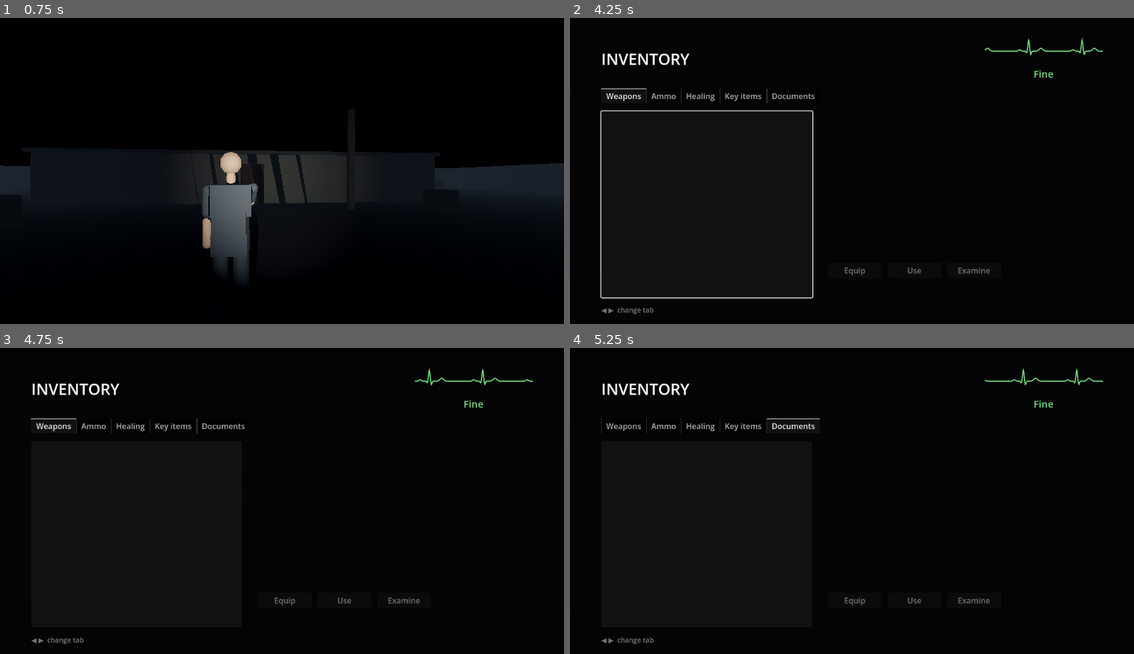
Above: before the commit, frames 1-4 (two rows, left to right).
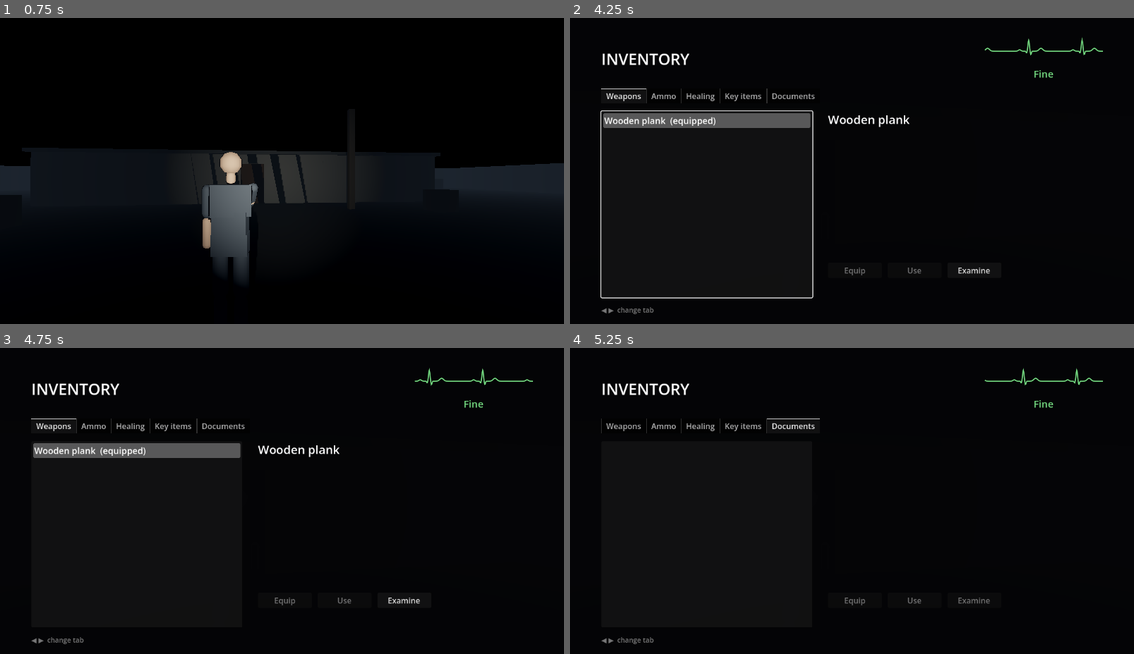
Above: after the commit, the same moments.

Repository: Tarekun/horrorgioco2
Game: Godot game, scene res://scenes/levels/graybox_level.tscn
Same seed, same stepped clock (60 frames per second), same inputs: the game is played once before the commit and once after it. This scene is started directly instead of the project's main scene. Sound files missing from this copy of the repository are replaced by a short silence.
Inputs (mouse positions are in pixels of both pictures, inside the frame that each line leads up to):
- Up to frame 1 (0.75 s): tap Enter at 0.5 s; move the mouse to (310, 174) at 0.52 s; hold W (move_forward) from 0.53 s (still down); click (310, 174) at 0.6 s
- Up to frame 2 (4.25 s): keep holding W (move_forward); move the mouse to (823, 177) at 1.27 s; click (823, 177) at 1.35 s; move the mouse to (863, 171) at 2.02 s; tap Space (dodge) at 2.1, 3.5 s; click (863, 171) at 2.3 s; move the mouse to (846, 180) at 2.77 s; tap F (flashlight) at 2.85 s; click (846, 180) at 3.05 s; move the mouse to (891, 180) at 3.52 s; tap E (interact) at 3.6 s; click (891, 180) at 3.8 s; tap I (inventory) at 4.15 s
- Up to frame 3 (4.75 s): release W (move_forward) at 4.25 s; drag from (112, 458) to (197, 427) at 4.27 s
- Up to frame 4 (5.25 s): move the mouse to (880, 507) at 5.02 s; hold S (move_back) from 5.03 s (still down); tap Left (look_left) at 5.1 s

Frame 1 is identical in both runs. In frame 2, 2.1% of the frame differs, in the area x 5-75%, y 31-84%; in frame 3, 2.1%; in frame 4, nothing differs.

Commit message:
Add steel pipe, fire axe and equipping from the inventory (#77)
Steel pipe and fire axe weapon resources with the spec's damage, stamina
and reach; the pipe swings at medium speed and the axe slowly, with a
2-hit light combo. Weapons are items: the player starts with the wooden
plank in the inventory, and Equip on the inventory screen swaps the
weapon through the new PlayerCombat.equip(). The list marks the weapon
held. The graybox level gets a pipe and an axe.

Co-Authored-By: Claude Opus 5.5 <noreply@anthropic.com>

Diff:
--- /dev/null
+++ b/assets/data/items/fire_axe.tres
@@ -0,0 +1,12 @@
+[gd_resource type="Resource" script_class="ItemData" load_steps=3 format=3]
+
+[ext_resource type="Script" path="res://scripts/items/item_data.gd" id="1"]
+[ext_resource type="Resource" path="res://assets/data/weapons/fire_axe.tres" id="2"]
+
+[resource]
+script = ExtResource("1")
+id = &"fire_axe"
+display_name = "Fire axe"
+category = 0
+description = "A red fire axe from a hotel corridor's glass case. Slow, with a short combo, but every swing hits hard."
+weapon = ExtResource("2")
--- /dev/null
+++ b/assets/data/items/steel_pipe.tres
@@ -0,0 +1,12 @@
+[gd_resource type="Resource" script_class="ItemData" load_steps=3 format=3]
+
+[ext_resource type="Script" path="res://scripts/items/item_data.gd" id="1"]
+[ext_resource type="Resource" path="res://assets/data/weapons/steel_pipe.tres" id="2"]
+
+[resource]
+script = ExtResource("1")
+id = &"steel_pipe"
+display_name = "Steel pipe"
+category = 0
+description = "A length of rusted scaffolding pipe. Heavier than the plank, and it hits harder."
+weapon = ExtResource("2")
--- /dev/null
+++ b/assets/data/items/wooden_plank.tres
@@ -0,0 +1,12 @@
+[gd_resource type="Resource" script_class="ItemData" load_steps=3 format=3]
+
+[ext_resource type="Script" path="res://scripts/items/item_data.gd" id="1"]
+[ext_resource type="Resource" path="res://assets/data/weapons/wooden_plank.tres" id="2"]
+
+[resource]
+script = ExtResource("1")
+id = &"wooden_plank"
+display_name = "Wooden plank"
+category = 0
+description = "A plank torn off a beach cabin, nails still in one end. Light and quick, but it doesn't hit hard."
+weapon = ExtResource("2")
--- /dev/null
+++ b/assets/data/weapons/fire_axe.tres
@@ -0,0 +1,14 @@
+[gd_resource type="Resource" script_class="MeleeWeapon" load_steps=2 format=3]
+
+[ext_resource type="Script" path="res://scripts/combat/melee_weapon.gd" id="1"]
+
+[resource]
+script = ExtResource("1")
+display_name = "Fire axe"
+light_damage = PackedFloat32Array(18, 26)
+light_durations = PackedFloat32Array(0.7, 0.95)
+heavy_damage = 50.0
+heavy_duration = 1.15
+light_stamina = 18.0
+heavy_stamina = 35.0
+reach = 1.9
--- /dev/null
+++ b/assets/data/weapons/steel_pipe.tres
@@ -0,0 +1,14 @@
+[gd_resource type="Resource" script_class="MeleeWeapon" load_steps=2 format=3]
+
+[ext_resource type="Script" path="res://scripts/combat/melee_weapon.gd" id="1"]
+
+[resource]
+script = ExtResource("1")
+display_name = "Steel pipe"
+light_damage = PackedFloat32Array(12, 12, 18)
+light_durations = PackedFloat32Array(0.55, 0.55, 0.8)
+heavy_damage = 35.0
+heavy_duration = 0.95
+light_stamina = 12.0
+heavy_stamina = 25.0
+reach = 1.8
--- a/scenes/levels/graybox_level.tscn
+++ b/scenes/levels/graybox_level.tscn
@@ -12,6 +12,8 @@
 [ext_resource type="Resource" path="res://assets/data/items/shotgun_shells.tres" id="10"]
 [ext_resource type="Resource" path="res://assets/data/items/health_drink.tres" id="11"]
 [ext_resource type="Resource" path="res://assets/data/items/first_aid_kit.tres" id="12"]
+[ext_resource type="Resource" path="res://assets/data/items/steel_pipe.tres" id="13"]
+[ext_resource type="Resource" path="res://assets/data/items/fire_axe.tres" id="14"]
 
 [sub_resource type="BoxShape3D" id="Shape_0"]
 size = Vector3(11.3, 3.0, 0.3)
@@ -725,3 +727,11 @@
 [node name="FirstAidKitStorage" parent="Pickups" instance=ExtResource("8")]
 transform = Transform3D(1, 0, 0, 0, 1, 0, 0, 0, 1, -9, 0, 5)
 item = ExtResource("12")
+
+[node name="SteelPipeLobby" parent="Pickups" instance=ExtResource("8")]
+transform = Transform3D(1, 0, 0, 0, 1, 0, 0, 0, 1, -2.5, 0, 5)
+item = ExtResource("13")
+
+[node name="FireAxeOffice" parent="Pickups" instance=ExtResource("8")]
+transform = Transform3D(1, 0, 0, 0, 1, 0, 0, 0, 1, -1.8, 0, -7)
+item = ExtResource("14")
--- a/scenes/player/player.tscn
+++ b/scenes/player/player.tscn
@@ -26,6 +26,7 @@
 [ext_resource type="Script" path="res://scripts/player/player_stamina_cues.gd" id="23"]
 [ext_resource type="PackedScene" path="res://scenes/ui/inventory_screen.tscn" id="24"]
 [ext_resource type="Script" path="res://scripts/player/player_items.gd" id="25"]
+[ext_resource type="Resource" path="res://assets/data/items/wooden_plank.tres" id="26"]
 
 [sub_resource type="CapsuleShape3D" id="CapsuleShape3D_1"]
 radius = 0.35
@@ -120,10 +121,12 @@
 [node name="InventoryScreen" parent="." node_paths=PackedStringArray("player") instance=ExtResource("24")]
 player = NodePath("..")
 
-[node name="PlayerItems" type="Node" parent="." node_paths=PackedStringArray("player", "health_component", "inventory_screen")]
+[node name="PlayerItems" type="Node" parent="." node_paths=PackedStringArray("player", "health_component", "combat", "inventory_screen")]
 script = ExtResource("25")
+starting_weapon = ExtResource("26")
 player = NodePath("..")
 health_component = NodePath("../HealthComponent")
+combat = NodePath("../PlayerCombat")
 inventory_screen = NodePath("../InventoryScreen")
 
 [node name="HealthOverlay" parent="." instance=ExtResource("19")]
--- a/scripts/combat/melee_weapon.gd
+++ b/scripts/combat/melee_weapon.gd
@@ -1,6 +1,7 @@
 ## Stats of a melee weapon. Melee weapons never break. Defaults are the wooden
-## plank from the gameplay spec; the swing timings match the placeholder
-## animation clips and must be kept in step with them.
+## plank from the gameplay spec, the fast weapon: its swing timings equal the
+## placeholder clips' lengths. Slower weapons set longer timings, and the clips
+## are stretched to match.
 
 class_name MeleeWeapon
 extends Resource
--- a/scripts/combat/player_combat.gd
+++ b/scripts/combat/player_combat.gd
@@ -29,6 +29,8 @@
 signal stomp_landed(enemy: Enemy)
 ## Emitted when the attacker freezes on contact.
 signal hitstop_started(duration: float)
+## Emitted when another weapon is equipped.
+signal weapon_changed(new_weapon: MeleeWeapon)
 
 enum State { IDLE, PENDING, CHARGING, SWING_LIGHT, SWING_HEAVY, STOMP }
 
@@ -168,6 +170,16 @@
 	return is_swinging and _swing_time >= _swing_duration * weapon.active_end
 
 
+## Holds `new_weapon` from now on, ending any attack in progress.
+func equip(new_weapon: MeleeWeapon) -> void:
+	if new_weapon == null or new_weapon == weapon:
+		return
+	interrupt()
+	weapon = new_weapon
+	_apply_weapon_reach()
+	weapon_changed.emit(weapon)
+
+
 ## Stops whatever is in progress: no more hits, the player is free to move.
 func interrupt() -> void:
 	if state == State.IDLE:
@@ -203,7 +215,7 @@
 	hitbox.damage_multiplier = 1.0
 	hitbox.causes_knockdown = false
 	_begin_swing(State.SWING_LIGHT, weapon.light_duration(index))
-	model.play_action(StringName("attack_light_%d" % (index + 1)))
+	model.play_action(StringName("attack_light_%d" % (index + 1)), weapon.light_duration(index))
 	swing_started.emit(&"light", index)
 
 
@@ -213,7 +225,7 @@
 	hitbox.causes_knockdown = weapon.is_fully_charged(_held)
 	_combo_index = 0
 	_begin_swing(State.SWING_HEAVY, weapon.heavy_duration)
-	model.play_action(&"attack_heavy_swing")
+	model.play_action(&"attack_heavy_swing", weapon.heavy_duration)
 	swing_started.emit(&"heavy", 0)
 
 
@@ -253,7 +265,7 @@
 	if not to_enemy.is_zero_approx():
 		player.rotation.y = atan2(-to_enemy.x, -to_enemy.z)
 	# No stomp clip yet: the heavy swing's downward strike stands in for it.
-	model.play_action(&"attack_heavy_swing")
+	model.play_action(&"attack_heavy_swing", stomp_duration)
 	stomp_started.emit(enemy)
 
 
--- a/scripts/items/item_data.gd
+++ b/scripts/items/item_data.gd
@@ -24,6 +24,10 @@
 ## Picture shown on the inventory screen (optional).
 @export var icon: Texture2D
 
+@export_group("Weapon")
+## The melee weapon a weapon item equips.
+@export var weapon: MeleeWeapon
+
 @export_group("Healing")
 ## Health a healing item restores.
 @export var heal_amount: float = 0.0
--- a/scripts/player/player_items.gd
+++ b/scripts/player/player_items.gd
@@ -4,20 +4,51 @@
 ## item; the screen's status readout follows the health change. At full health
 ## the item is kept and the screen says why. Since the inventory screen pauses
 ## the game, using an item is instant and safe.
+##
+## Equip on a weapon swaps the weapon PlayerCombat swings. Weapons stay in the
+## inventory whether held or not; the player starts holding `starting_weapon`.
 
 class_name PlayerItems
 extends Node
 
+## Emitted when another weapon is equipped.
+signal weapon_equipped(item: ItemData)
+
 ## Shown when a healing item would be wasted.
 const FULL_HEALTH_MESSAGE: String = "You don't need that right now."
 
+## The weapon the player starts with, put in the inventory and equipped.
+@export var starting_weapon: ItemData
+
 @export var player: Player
 @export var health_component: HealthComponent
+@export var combat: PlayerCombat
 @export var inventory_screen: InventoryScreen
+
+## The weapon item held, or null.
+var equipped_weapon: ItemData
 
 
 func _ready() -> void:
 	inventory_screen.use_requested.connect(_on_use_requested)
+	inventory_screen.equip_requested.connect(equip)
+	if starting_weapon:
+		if not player.inventory.has(starting_weapon):
+			player.inventory.add(starting_weapon)
+		equip(starting_weapon)
+
+
+## Equips the weapon `item` from the inventory. Returns false if it isn't held
+## or isn't a weapon.
+func equip(item: ItemData) -> bool:
+	if item == null or item.weapon == null or not player.inventory.has(item):
+		return false
+	if item != equipped_weapon:
+		equipped_weapon = item
+		combat.equip(item.weapon)
+		inventory_screen.set_equipped(item)
+		weapon_equipped.emit(item)
+	return true
 
 
 ## Uses one `item` from the inventory. Returns a message for the player, or ""
--- a/scripts/ui/inventory_screen.gd
+++ b/scripts/ui/inventory_screen.gd
@@ -56,6 +56,9 @@
 
 var is_open: bool = false
 
+## The weapon held, marked in the list; Equip is off for it.
+var equipped_item: ItemData
+
 ## The item the details panel shows, to tell a new selection from a refresh.
 var _shown_item: ItemData
 
@@ -194,6 +197,12 @@
 		description_label.text = item.description
 
 
+## Marks `item` as the weapon held.
+func set_equipped(item: ItemData) -> void:
+	equipped_item = item
+	refresh()
+
+
 ## Shows a short reply to an action until another item is selected.
 func show_message(text: String) -> void:
 	message_label.text = text
@@ -207,7 +216,8 @@
 	var previous_row: int = selected[0] if not selected.is_empty() else 0
 	item_list.clear()
 	for item: ItemData in player.inventory.get_items_in(get_category()):
-		var row: int = item_list.add_item(item_label(item, player.inventory.count(item)), item.icon)
+		var label: String = item_label(item, player.inventory.count(item), item == equipped_item)
+		var row: int = item_list.add_item(label, item.icon)
 		item_list.set_item_metadata(row, item)
 	if item_list.item_count == 0:
 		_show_details(null)
@@ -217,11 +227,14 @@
 	item_list.ensure_current_is_visible()
 
 
-## The list's text for `count` of `item`.
-static func item_label(item: ItemData, count: int) -> String:
+## The list's text for `count` of `item`, marked if it is the weapon held.
+static func item_label(item: ItemData, count: int, is_equipped: bool = false) -> String:
+	var label: String = item.display_name
 	if count > 1:
-		return "%s ×%d" % [item.display_name, count]
-	return item.display_name
+		label = "%s ×%d" % [label, count]
+	if is_equipped:
+		label += "  (equipped)"
+	return label
 
 
 func _action_buttons() -> Array[Button]:
@@ -238,7 +251,7 @@
 		message_label.text = ""
 	_shown_item = item
 	item_name_label.text = item.display_name if item else ""
-	equip_button.disabled = item == null or not item.is_equippable()
+	equip_button.disabled = item == null or not item.is_equippable() or item == equipped_item
 	use_button.disabled = item == null or not item.is_usable()
 	examine_button.disabled = item == null
 	# A button that just became unusable gives the focus back to the list.
--- /dev/null
+++ b/tests/combat/test_melee_weapons.gd
@@ -0,0 +1,135 @@
+## Tests for the three melee weapons: their spec values, the fire axe's short
+## combo and the damage, stamina and timing of each when swung.
+
+extends CombatSceneTest
+
+const PLANK: MeleeWeapon = preload("res://assets/data/weapons/wooden_plank.tres")
+const PIPE: MeleeWeapon = preload("res://assets/data/weapons/steel_pipe.tres")
+const AXE: MeleeWeapon = preload("res://assets/data/weapons/fire_axe.tres")
+
+
+func _wait_for_progress(fraction: float) -> void:
+	for i: int in 180:
+		if _combat.get_swing_progress() >= fraction:
+			return
+		await _physics_frames(1)
+
+
+func _wait_until_idle() -> void:
+	for i: int in 240:
+		if _combat.state == PlayerCombat.State.IDLE:
+			return
+		await _physics_frames(1)
+
+
+func test_steel_pipe_has_the_spec_values() -> void:
+	assert_eq(PIPE.light_damage, PackedFloat32Array([12.0, 12.0, 18.0]))
+	assert_eq(PIPE.heavy_damage, 35.0)
+	assert_eq(PIPE.light_stamina, 12.0)
+	assert_eq(PIPE.heavy_stamina, 25.0)
+	assert_eq(PIPE.reach, 1.8)
+
+
+func test_fire_axe_has_the_spec_values() -> void:
+	assert_eq(AXE.light_damage, PackedFloat32Array([18.0, 26.0]))
+	assert_eq(AXE.heavy_damage, 50.0)
+	assert_eq(AXE.light_stamina, 18.0)
+	assert_eq(AXE.heavy_stamina, 35.0)
+	assert_eq(AXE.reach, 1.9)
+
+
+func test_the_fire_axe_has_a_two_hit_combo() -> void:
+	assert_eq(AXE.combo_length(), 2)
+	assert_eq(PIPE.combo_length(), 3)
+	assert_eq(PLANK.combo_length(), 3)
+
+
+func test_plank_is_fast_pipe_medium_and_axe_slow() -> void:
+	for index: int in 2:
+		assert_lt(PLANK.light_duration(index), PIPE.light_duration(index))
+		assert_lt(PIPE.light_duration(index), AXE.light_duration(index))
+	assert_lt(PLANK.heavy_duration, PIPE.heavy_duration)
+	assert_lt(PIPE.heavy_duration, AXE.heavy_duration)
+
+
+func test_each_weapon_deals_its_own_damage() -> void:
+	var expected: Dictionary[MeleeWeapon, float] = {PLANK: 8.0, PIPE: 12.0, AXE: 18.0}
+	for weapon: MeleeWeapon in expected:
+		_combat.equip(weapon)
+		var before: float = _dummy.health_component.current_health
+		_stamina.current_stamina = _stamina.max_stamina
+		await _tap()
+		await _wait_until_idle()
+		assert_almost_eq(
+			before - _dummy.health_component.current_health,
+			expected[weapon],
+			0.01,
+			weapon.display_name
+		)
+
+
+func test_each_weapon_costs_its_own_stamina() -> void:
+	for weapon: MeleeWeapon in [PLANK, PIPE, AXE]:
+		_combat.equip(weapon)
+		_stamina.current_stamina = _stamina.max_stamina
+		await _tap()
+		assert_almost_eq(
+			_stamina.current_stamina,
+			_stamina.max_stamina - weapon.light_stamina,
+			0.5,
+			weapon.display_name
+		)
+		await _wait_until_idle()
+
+
+func test_the_axe_combo_ends_after_two_hits() -> void:
+	_combat.equip(AXE)
+	watch_signals(_combat)
+	await _tap()
+	await _wait_for_progress(0.7)
+	_combat.attack_pressed()
+	_combat.attack_released()
+	await wait_for_signal(_combat.swing_started, 2.0)
+	await _wait_for_progress(0.7)
+	# Past the second hit's hitstop, its clip still plays.
+	assert_eq(_combat.model.get_current_state(), &"attack_light_2")
+	# In the queue window, but there is no third hit.
+	_combat.attack_pressed()
+	_combat.attack_released()
+	await _wait_until_idle()
+	assert_signal_emit_count(_combat, "swing_started", 2)
+	assert_almost_eq(_dummy.health_component.current_health, 100.0 - 18.0 - 26.0, 0.01)
+
+
+func test_a_full_charge_with_the_axe_deals_its_heavy_damage() -> void:
+	_combat.equip(AXE)
+	_combat.attack_pressed()
+	await _seconds(1.1)
+	_combat.attack_released()
+	await _wait_until_idle()
+	assert_almost_eq(_dummy.health_component.current_health, 50.0, 0.01)
+
+
+func test_equip_moves_the_hitbox_to_the_new_reach() -> void:
+	_combat.equip(AXE)
+	var shape := _combat.hitbox.get_child(0) as CollisionShape3D
+	assert_almost_eq((shape.shape as BoxShape3D).size.z, 1.9, 0.001)
+
+
+func test_equip_ends_a_swing_in_progress() -> void:
+	await _tap()
+	assert_eq(_combat.state, PlayerCombat.State.SWING_LIGHT)
+	watch_signals(_combat)
+	_combat.equip(PIPE)
+	assert_eq(_combat.state, PlayerCombat.State.IDLE)
+	assert_false(_player.is_movement_locked)
+	assert_signal_emitted_with_parameters(_combat, "weapon_changed", [PIPE])
+
+
+func test_slower_swings_stretch_their_clips() -> void:
+	_combat.equip(AXE)
+	await _tap()
+	var clip: Animation = _combat.model.animation_tree.get_animation(&"attack_light_1")
+	assert_almost_eq(_combat.model.get_action_speed(), clip.length / AXE.light_duration(0), 0.001)
+	await _wait_until_idle()
+	assert_eq(_combat.model.get_action_speed(), 1.0)
--- a/tests/items/test_pickup.gd
+++ b/tests/items/test_pickup.gd
@@ -84,7 +84,7 @@
 	assert_true(_pickup.is_collected)
 	assert_true(_pickup.is_queued_for_deletion())
 	assert_signal_not_emitted(_pickup, "collected")
-	assert_true(_player.inventory.is_empty())
+	assert_false(_player.inventory.has(ROUNDS))
 
 
 func test_the_id_defaults_to_the_path_in_its_level() -> void:
--- /dev/null
+++ b/tests/player/test_player_items_equip.gd
@@ -0,0 +1,94 @@
+## Tests for equipping weapons from the inventory.
+
+extends GutTest
+
+const PLAYER_SCENE: PackedScene = preload("res://scenes/player/player.tscn")
+const PLANK: ItemData = preload("res://assets/data/items/wooden_plank.tres")
+const PIPE: ItemData = preload("res://assets/data/items/steel_pipe.tres")
+const AXE: ItemData = preload("res://assets/data/items/fire_axe.tres")
+
+var _player: Player
+var _items: PlayerItems
+var _combat: PlayerCombat
+var _screen: InventoryScreen
+
+
+func before_each() -> void:
+	_player = PLAYER_SCENE.instantiate() as Player
+	add_child_autofree(_player)
+	_items = _player.get_node("PlayerItems") as PlayerItems
+	_combat = _player.get_node("PlayerCombat") as PlayerCombat
+	_screen = _player.get_node("InventoryScreen") as InventoryScreen
+	await get_tree().process_frame
+
+
+func after_each() -> void:
+	get_tree().paused = false
+	Input.set_mouse_mode(Input.MOUSE_MODE_VISIBLE)
+
+
+func test_the_weapons_are_items() -> void:
+	for item: ItemData in [PLANK, PIPE, AXE]:
+		assert_eq(item.category, ItemData.Category.WEAPON, item.id)
+		assert_true(item.is_equippable(), item.id)
+		assert_not_null(item.weapon, item.id)
+		assert_eq(item.weapon.display_name, item.display_name)
+
+
+func test_the_player_starts_holding_the_plank_from_the_inventory() -> void:
+	assert_eq(_player.inventory.count(PLANK), 1)
+	assert_eq(_items.equipped_weapon, PLANK)
+	assert_eq(_combat.weapon, PLANK.weapon)
+
+
+func test_equipping_swaps_the_weapon() -> void:
+	_player.inventory.add(PIPE)
+	watch_signals(_items)
+	assert_true(_items.equip(PIPE))
+	assert_eq(_items.equipped_weapon, PIPE)
+	assert_eq(_combat.weapon, PIPE.weapon)
+	assert_signal_emitted_with_parameters(_items, "weapon_equipped", [PIPE])
+
+
+func test_the_plank_stays_in_the_inventory() -> void:
+	_player.inventory.add(AXE)
+	_items.equip(AXE)
+	assert_true(_player.inventory.has(PLANK))
+	assert_true(_player.inventory.has(AXE))
+	_items.equip(PLANK)
+	assert_eq(_combat.weapon, PLANK.weapon)
+
+
+func test_a_weapon_not_held_cannot_be_equipped() -> void:
+	assert_false(_items.equip(AXE))
+	assert_eq(_combat.weapon, PLANK.weapon)
+
+
+func test_equip_on_the_screen_swaps_the_weapon() -> void:
+	_player.inventory.add(PIPE)
+	_screen.open()
+	_screen.select_tab(ItemData.Category.WEAPON)
+	_screen.select_item(PIPE)
+	_screen.equip_button.pressed.emit()
+	assert_eq(_combat.weapon, PIPE.weapon)
+
+
+func test_the_screen_marks_the_weapon_held() -> void:
+	_player.inventory.add(PIPE)
+	_screen.open()
+	_screen.select_tab(ItemData.Category.WEAPON)
+	assert_eq(_screen.item_list.get_item_text(0), "Wooden plank  (equipped)")
+	assert_eq(_screen.item_list.get_item_text(1), "Steel pipe")
+	_items.equip(PIPE)
+	assert_eq(_screen.item_list.get_item_text(0), "Wooden plank")
+	assert_eq(_screen.item_list.get_item_text(1), "Steel pipe  (equipped)")
+
+
+func test_equip_is_off_for_the_weapon_held() -> void:
+	_player.inventory.add(PIPE)
+	_screen.open()
+	_screen.select_tab(ItemData.Category.WEAPON)
+	_screen.select_item(PLANK)
+	assert_true(_screen.equip_button.disabled)
+	_screen.select_item(PIPE)
+	assert_false(_screen.equip_button.disabled)
--- a/tests/ui/test_inventory_screen_items.gd
+++ b/tests/ui/test_inventory_screen_items.gd
@@ -92,11 +92,12 @@
 
 
 func test_the_first_item_is_selected_with_its_details() -> void:
-	_player.inventory.add(_weapon)
-	_screen.open()
-	_screen.select_tab(ItemData.Category.WEAPON)
-	assert_eq(_screen.get_selected_item(), _weapon)
-	assert_eq(_screen.item_name_label.text, "Test Bat")
+	_player.inventory.add(ROUNDS, 8)
+	_player.inventory.add(SHELLS, 4)
+	_screen.open()
+	_screen.select_tab(ItemData.Category.AMMO)
+	assert_eq(_screen.get_selected_item(), ROUNDS)
+	assert_eq(_screen.item_name_label.text, "Pistol rounds")
 	assert_eq(_screen.description_label.text, "")
 
 
@@ -116,6 +117,7 @@
 	_player.inventory.add(ROUNDS, 8)
 	_screen.open()
 	_screen.select_tab(ItemData.Category.WEAPON)
+	_screen.select_item(_weapon)
 	assert_false(_screen.equip_button.disabled)
 	assert_true(_screen.use_button.disabled)
 	_screen.select_tab(ItemData.Category.HEALING)
@@ -144,6 +146,7 @@
 	_screen.open()
 	watch_signals(_screen)
 	_screen.select_tab(ItemData.Category.WEAPON)
+	_screen.select_item(_weapon)
 	_screen.equip_button.pressed.emit()
 	assert_signal_emitted_with_parameters(_screen, "equip_requested", [_weapon])
 
Not shown: 1 places in scenes/levels/graybox_level.tscn that only renumber resources
Not shown: 1 places in scenes/player/player.tscn that only renumber resources
Not shown, added: tests/combat/test_melee_weapons.gd.uid
Not shown, added: tests/player/test_player_items_equip.gd.uid
